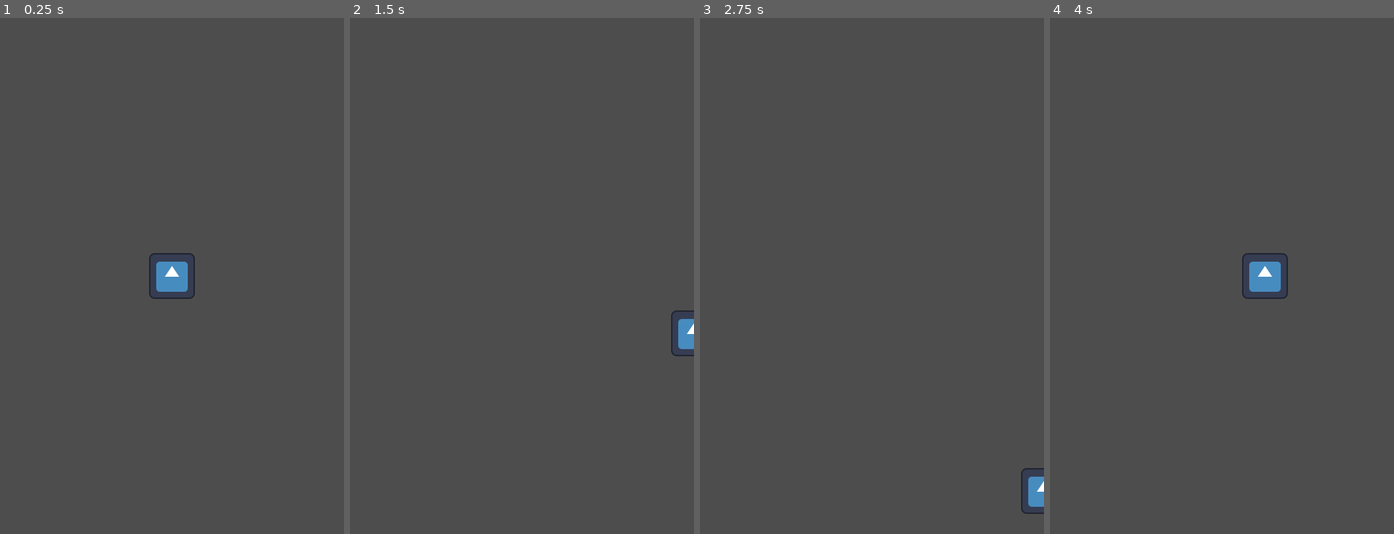
Above: before the commit, frames 1-4 (left to right).
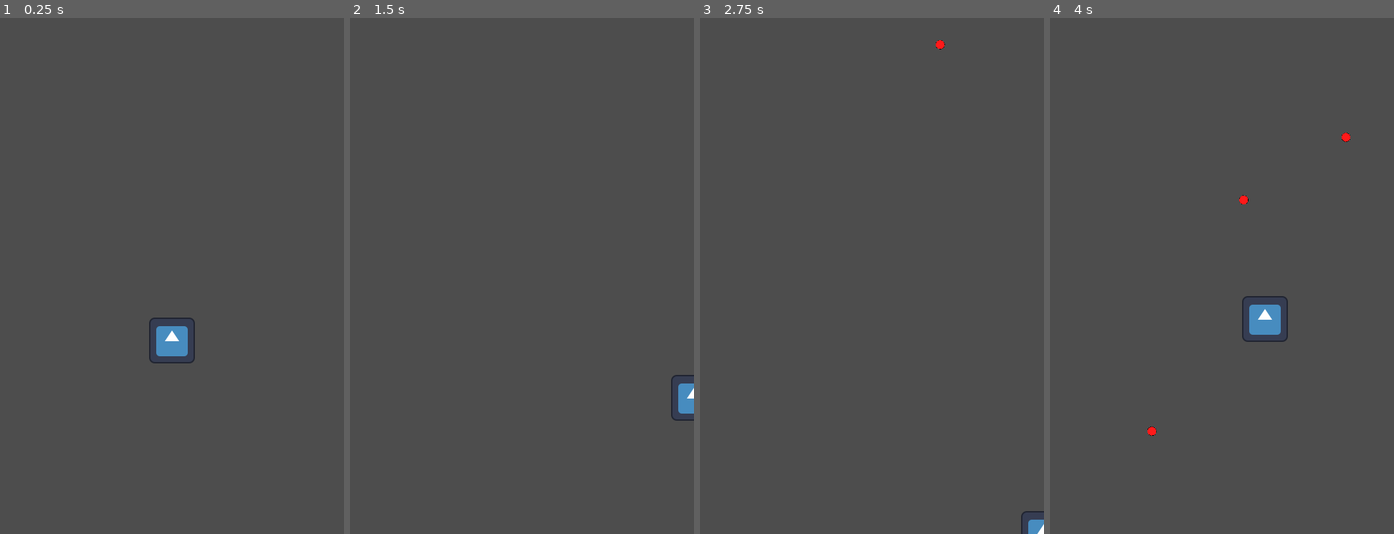
Above: after the commit, the same moments.

Repository: JoonaTeuho/Oppari
Game: Godot game, scene res://main.tscn
The game is run twice, just before and just after one commit, with the same random seed, the same clock (stepped at 60 frames per second) and the same inputs. Before the commit the project starts from res://Player.tscn. The engine's default icon, where the game draws it, is replaced by a stand-in: a white triangle on a blue panel in a dark square.
Inputs:
- Up to frame 1 (0.25 s): no input
- Up to frame 2 (1.5 s): tap Enter at 0.5 s; hold D (move_right) 0.53-1.28 s; hold S (move_down) from 1.28 s (still down)
- Up to frame 3 (2.75 s): release S (move_down) at 2.03 s; hold D (move_right) from 2.03 s (still down)
- Up to frame 4 (4 s): release D (move_right) at 2.78 s; hold W (move_up) 2.78-3.53 s; hold A (move_left) from 3.53 s (still down)

The runs differ from the first frame. In frame 1, 1.4% of the frame differs, in the area x 43-57%, y 45-67%; in frame 2, 0.7%; in frame 3, 0.5%; in frame 4, 1.5%, in the area x 28-88%, y 22-81%.

Commit message:
Added main scene
Added a main scene that controls interactions related to the player and projectiles
Main scene includes timers for scorekeeping, projectile spawns and game start
Main scene defines player's and projectiles' positions

Diff:
--- /dev/null
+++ b/main.gd
@@ -0,0 +1,58 @@
+extends Node
+
+@export var projectile_scene: PackedScene
+var score
+
+
+# Called when the node enters the scene tree for the first time.
+func _ready() -> void:
+	new_game()
+
+
+# Called every frame. 'delta' is the elapsed time since the previous frame.
+func _process(delta: float) -> void:
+	pass
+
+
+func _on_player_hit() -> void:
+	pass # Replace with function body.
+
+func game_over():
+	$ScoreTimer.stop()
+	$ProjectileTimer.stop()
+
+func new_game():
+	score = 0
+	$Player.start($StartPosition.position)
+	$StartTimer.start()
+
+
+func _on_projectile_timer_timeout() -> void:
+	# Luo uuden ammuksen skeneen
+	var projectile = projectile_scene.instantiate()
+
+	# Valitsee satunnaisen sijainnin ammukselle
+	var projectile_spawn_location = $ProjectilePath/ProjectileSpawnLocation
+	projectile_spawn_location.progress_ratio = randf()
+	projectile.position = projectile_spawn_location.position
+
+	# Asettaa ammuksen suunnan pelikentän keskustaa kohti pienellä satunnaisuudella
+	var direction = projectile_spawn_location.rotation + PI / 2
+	direction += randf_range(-PI / 4, PI / 4)
+	projectile.rotation = direction
+
+	# Asettaa ammuksen nopeuden
+	var velocity = Vector2(randf_range(150.0, 250.0), 0.0)
+	projectile.linear_velocity = velocity.rotated(direction)
+
+	# Luo ammuksen näkymään
+	add_child(projectile)
+
+
+func _on_score_timer_timeout() -> void:
+	score += 1
+
+
+func _on_start_timer_timeout() -> void:
+	$ProjectileTimer.start()
+	$ScoreTimer.start()
--- /dev/null
+++ b/main.tscn
@@ -0,0 +1,39 @@
+[gd_scene load_steps=5 format=3 uid="uid://clch2yxyul68v"]
+
+[ext_resource type="Script" uid="uid://bm6aig0jm2vdg" path="res://main.gd" id="1_ig7tw"]
+[ext_resource type="PackedScene" uid="uid://m682mq2cjo0g" path="res://projectile.tscn" id="2_0xm2m"]
+[ext_resource type="PackedScene" uid="uid://dcd01sfojbb3i" path="res://Player.tscn" id="3_h2yge"]
+
+[sub_resource type="Curve2D" id="Curve2D_0xm2m"]
+_data = {
+"points": PackedVector2Array(0, 0, 0, 0, 0, 0, 0, 0, 0, 0, 480, 0, 0, 0, 0, 0, 480, 720, 0, 0, 0, 0, 0, 720, 0, 0, 0, 0, 0, 0)
+}
+point_count = 5
+
+[node name="Main" type="Node"]
+script = ExtResource("1_ig7tw")
+projectile_scene = ExtResource("2_0xm2m")
+
+[node name="Player" parent="." instance=ExtResource("3_h2yge")]
+
+[node name="ProjectileTimer" type="Timer" parent="."]
+wait_time = 0.5
+
+[node name="ScoreTimer" type="Timer" parent="."]
+
+[node name="StartTimer" type="Timer" parent="."]
+wait_time = 2.0
+one_shot = true
+
+[node name="StartPosition" type="Marker2D" parent="."]
+position = Vector2(240, 450)
+
+[node name="ProjectilePath" type="Path2D" parent="."]
+curve = SubResource("Curve2D_0xm2m")
+
+[node name="ProjectileSpawnLocation" type="PathFollow2D" parent="ProjectilePath"]
+
+[connection signal="hit" from="Player" to="." method="_on_player_hit"]
+[connection signal="timeout" from="ProjectileTimer" to="." method="_on_projectile_timer_timeout"]
+[connection signal="timeout" from="ScoreTimer" to="." method="_on_score_timer_timeout"]
+[connection signal="timeout" from="StartTimer" to="." method="_on_start_timer_timeout"]
--- a/project.godot
+++ b/project.godot
@@ -11,7 +11,7 @@
 [application]
 
 config/name="Opinnäytetyö"
-run/main_scene="uid://dcd01sfojbb3i"
+run/main_scene="uid://clch2yxyul68v"
 config/features=PackedStringArray("4.4", "Forward Plus")
 config/icon="res://icon.svg"
 
Not shown, added: main.gd.uid
